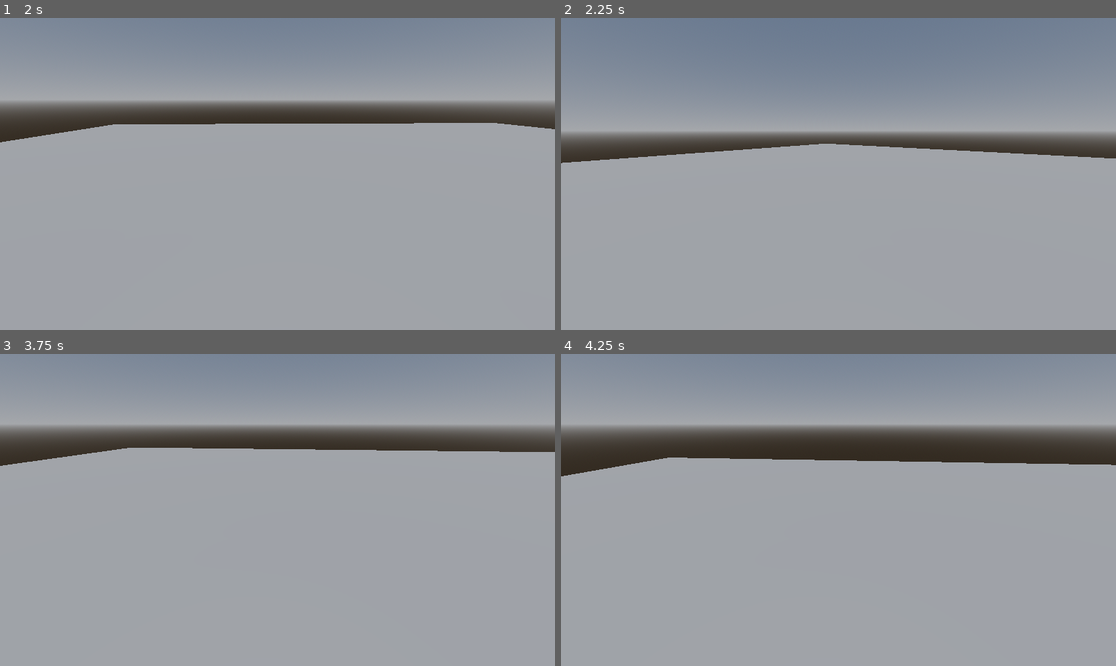
Above: before the commit, frames 1-4 (two rows, left to right).
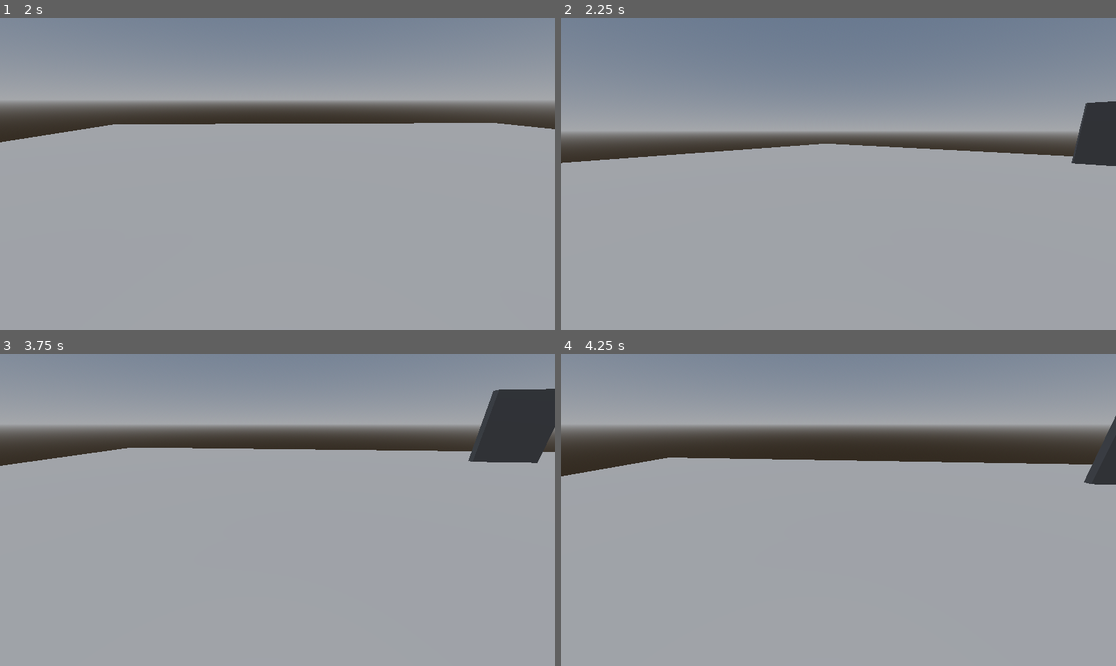
Above: after the commit, the same moments.

Repository: SigHelLun/Famished2
Game: Godot game, scene res://Testzone.tscn
The game is run twice, just before and just after one commit, with the same random seed, the same clock (stepped at 60 frames per second) and the same inputs. This scene is started directly instead of the project's main scene.
Inputs (mouse positions are in pixels of both pictures, inside the frame that each line leads up to):
- Up to frame 1 (2 s): tap Enter (ui_accept) at 0.5, 0.77, 1.52 s; move the mouse to (399, 158) at 0.52 s; hold D (move_right) 0.53-1.28 s; click (399, 158) at 0.67 s; move the mouse to (249, 174) at 1.27 s; hold W (move_forward) from 1.28 s (still down)
- Up to frame 2 (2.25 s): keep holding W (move_forward); move the mouse to (849, 167) at 2.02 s
- Up to frame 3 (3.75 s): keep holding W (move_forward); move the mouse to (271, 516) at 2.77 s; tap Enter (ui_accept) at 3.02 s; move the mouse to (316, 513) at 3.52 s
- Up to frame 4 (4.25 s): keep holding W (move_forward); tap Enter (ui_accept) at 3.77 s

Frame 1 is identical in both runs. In frame 2, 1.1% of the frame differs, in the area x 91-100%, y 26-48%; in frame 3, 2.5%, in the area x 84-100%, y 11-35%; in frame 4, 0.5%.

Commit message:
button play and teleport

Diff:
--- a/Testzone.tscn
+++ b/Testzone.tscn
@@ -1,6 +1,7 @@
-[gd_scene load_steps=7 format=3 uid="uid://cwnfilfqvf5me"]
+[gd_scene load_steps=10 format=3 uid="uid://cwnfilfqvf5me"]
 
 [ext_resource type="PackedScene" uid="uid://c0x1iwtno5yx1" path="res://player.tscn" id="1_2rqko"]
+[ext_resource type="Script" path="res://teleport.gd" id="1_nvra2"]
 
 [sub_resource type="PlaneMesh" id="PlaneMesh_heru7"]
 
@@ -17,7 +18,12 @@
 sky = SubResource("Sky_aeaw6")
 ambient_light_energy = 16.0
 
+[sub_resource type="BoxMesh" id="BoxMesh_2iyjl"]
+
+[sub_resource type="BoxShape3D" id="BoxShape3D_jxi5x"]
+
 [node name="Node3D" type="Node3D"]
+script = ExtResource("1_nvra2")
 
 [node name="plane" type="MeshInstance3D" parent="."]
 transform = Transform3D(16.9781, 0, 0, 0, 1, 0, 0, 0, 21.902, 0, 0, 0)
@@ -37,4 +43,16 @@
 [node name="DirectionalLight3D" type="DirectionalLight3D" parent="."]
 transform = Transform3D(0.999956, 0.00926933, -0.00167574, 0.00149171, 0.0198249, 0.999802, 0.00930072, -0.999761, 0.0198102, -0.0197587, 5.15335, 0.00104618)
 
+[node name="MeshInstance3D" type="MeshInstance3D" parent="."]
+transform = Transform3D(0.269051, 0, 0, 0, 3.01339, 0, 0, 0, 2.71149, -12.8315, 1.40715, -0.010994)
+mesh = SubResource("BoxMesh_2iyjl")
+
+[node name="Area3D" type="Area3D" parent="."]
+transform = Transform3D(0.269051, 0, 0, 0, 3.01339, 0, 0, 0, 2.71149, -12.8745, 1.40715, -0.010994)
+
+[node name="CollisionShape3D" type="CollisionShape3D" parent="Area3D"]
+transform = Transform3D(4.51618, 0, 0, 0, 1, 0, 0, 0, 1, 2.0353, 0, 0)
+shape = SubResource("BoxShape3D_jxi5x")
+
 [connection signal="tree_entered" from="CharacterBody3D" to="CharacterBody3D" method="_on_tree_entered"]
+[connection signal="tree_entered" from="Area3D/CollisionShape3D" to="." method="_on_collision_shape_3d_tree_entered"]
--- /dev/null
+++ b/playscreen.tscn
@@ -0,0 +1,21 @@
+[gd_scene load_steps=2 format=3 uid="uid://bvam6hybqm4tg"]
+
+[ext_resource type="Texture2D" uid="uid://beq0sy3jsvfih" path="res://annet/Mud+cracked+dirt+soil+ground+seamless+texture+2048x2048-3327623845.jpg" id="1_wryeh"]
+
+[node name="Control" type="Control"]
+layout_mode = 3
+anchors_preset = 15
+anchor_right = 1.0
+anchor_bottom = 1.0
+grow_horizontal = 2
+grow_vertical = 2
+
+[node name="Button" type="Button" parent="."]
+layout_mode = 0
+offset_left = 1637.0
+offset_top = 669.0
+offset_right = 1682.0
+offset_bottom = 700.0
+scale = Vector2(25.04, 11.9284)
+text = "Play"
+icon = ExtResource("1_wryeh")
--- /dev/null
+++ b/select.gd
@@ -0,0 +1,15 @@
+extends Node2D
+
+
+# Called when the node enters the scene tree for the first time.
+func _ready():
+	pass # Replace with function body.
+
+
+# Called every frame. 'delta' is the elapsed time since the previous frame.
+func _process(delta):
+	pass
+
+
+func _on_button_pressed():
+	get_tree().change_scene_to_file("res://Testzone.tscn")
--- /dev/null
+++ b/select.tscn
@@ -0,0 +1,35 @@
+[gd_scene load_steps=3 format=3 uid="uid://0bqxt4b1ifjf"]
+
+[ext_resource type="Script" path="res://select.gd" id="1_8s1x4"]
+[ext_resource type="Texture2D" uid="uid://beq0sy3jsvfih" path="res://annet/Mud+cracked+dirt+soil+ground+seamless+texture+2048x2048-3327623845.jpg" id="1_ei2l1"]
+
+[node name="Node2D" type="Node2D"]
+script = ExtResource("1_8s1x4")
+
+[node name="TextureRect" type="TextureRect" parent="."]
+offset_right = 40.0
+offset_bottom = 40.0
+scale = Vector2(2.66182, 1.59533)
+texture = ExtResource("1_ei2l1")
+
+[node name="Label" type="Label" parent="."]
+offset_left = 1226.0
+offset_top = 101.0
+offset_right = 1320.0
+offset_bottom = 124.0
+scale = Vector2(17.508, 25.3092)
+text = "Famished 2"
+horizontal_alignment = 1
+vertical_alignment = 1
+uppercase = true
+max_lines_visible = 8
+
+[node name="Button" type="Button" parent="."]
+offset_left = 1697.0
+offset_top = 951.0
+offset_right = 1788.0
+offset_bottom = 982.0
+scale = Vector2(7.16, 6.88)
+text = "PLAY"
+
+[connection signal="pressed" from="Button" to="." method="_on_button_pressed"]
--- a/tel_test.tscn
+++ b/tel_test.tscn
@@ -1,8 +1,13 @@
-[gd_scene load_steps=7 format=3 uid="uid://c8kpielebr334"]
+[gd_scene load_steps=9 format=3 uid="uid://bjr8wfs2rshj2"]
 
 [ext_resource type="PackedScene" uid="uid://c0x1iwtno5yx1" path="res://player.tscn" id="1_cve71"]
+[ext_resource type="Texture2D" uid="uid://beq0sy3jsvfih" path="res://annet/Mud+cracked+dirt+soil+ground+seamless+texture+2048x2048-3327623845.jpg" id="1_siiyb"]
+
+[sub_resource type="StandardMaterial3D" id="StandardMaterial3D_g6vq0"]
+albedo_texture = ExtResource("1_siiyb")
 
 [sub_resource type="PlaneMesh" id="PlaneMesh_heru7"]
+material = SubResource("StandardMaterial3D_g6vq0")
 
 [sub_resource type="ConcavePolygonShape3D" id="ConcavePolygonShape3D_qvcqs"]
 data = PackedVector3Array(1, 0, 1, -1, 0, 1, 1, 0, -1, -1, 0, 1, -1, 0, -1, 1, 0, -1)
--- /dev/null
+++ b/teleport.gd
@@ -0,0 +1,16 @@
+extends Node3D
+
+
+# Called when the node enters the scene tree for the first time.
+func _ready():
+	pass # Replace with function body.
+
+
+# Called every frame. 'delta' is the elapsed time since the previous frame.
+func _process(delta):
+	pass
+
+
+
+#func _on_collision_shape_3d_tree_entered():
+	#get_tree().change_scene_to_file("res://tel_test.tscn")
